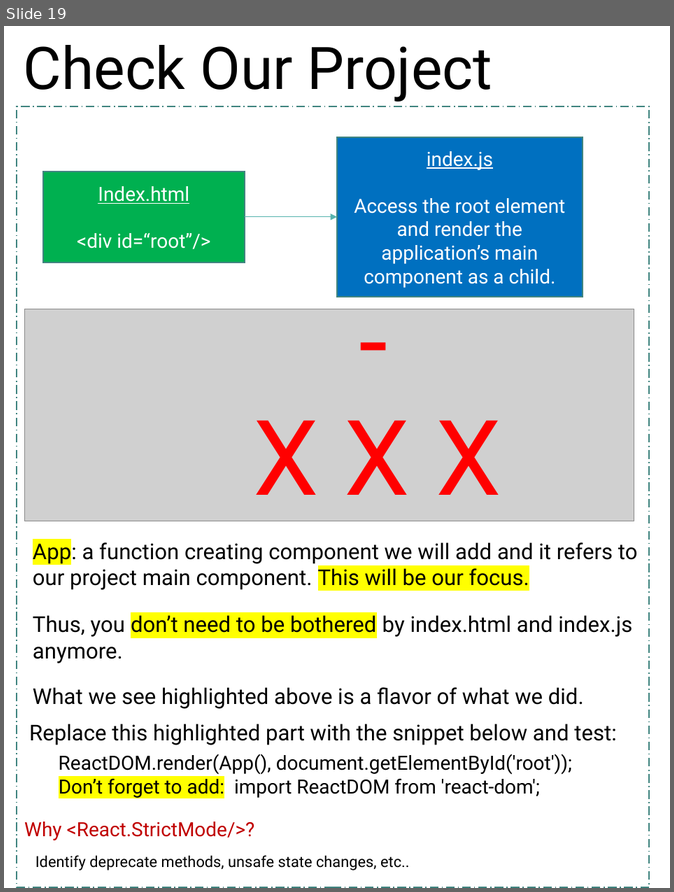
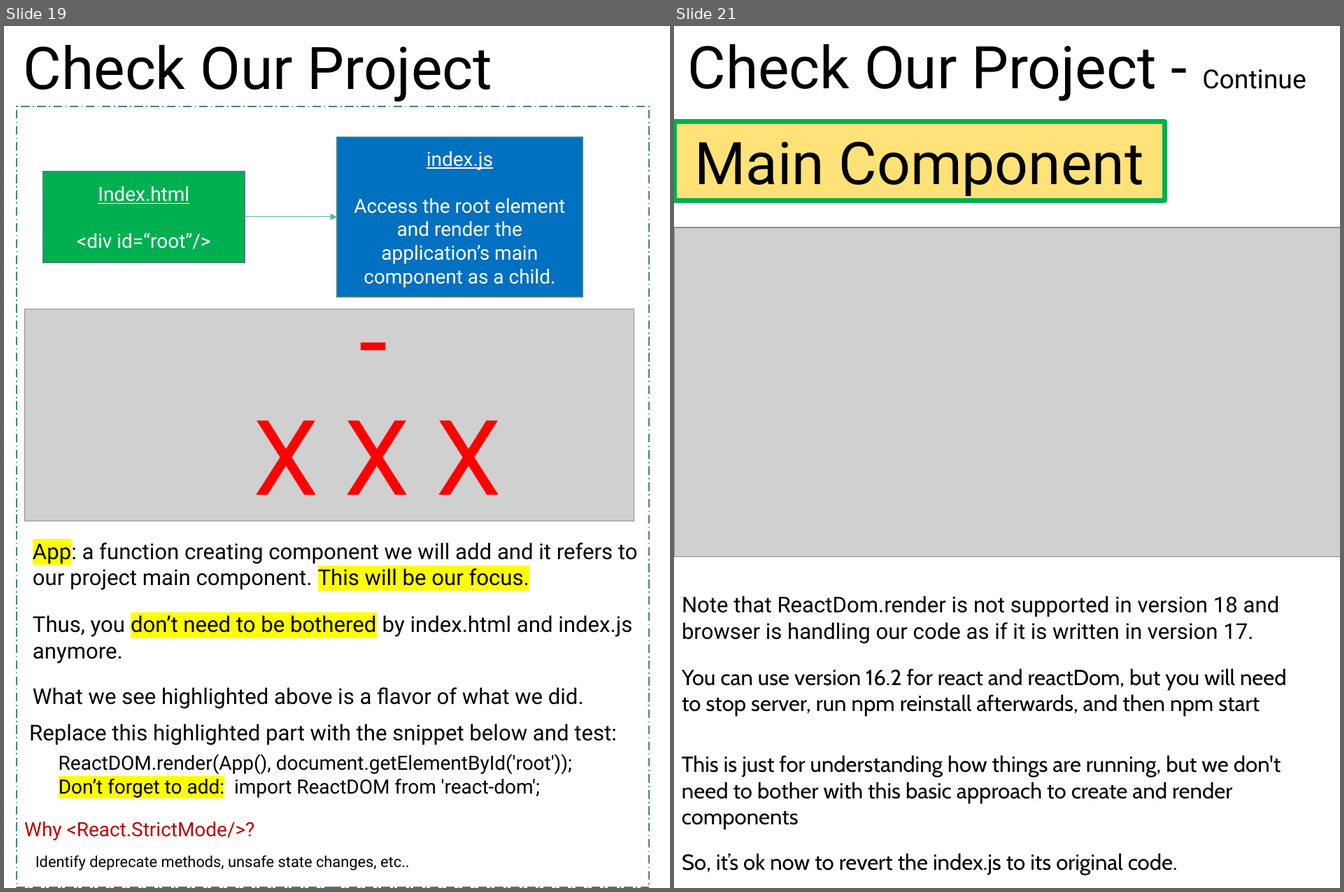
Before and after one commit to scorpion0511/mytracker, a slide deck: doc/React.pptx. Shown side by side, each under a label of ours: slide 19 before the commit, slides 19 and 21 after it; the slides between them are not shown. The pictures are 674x892 and 1344x892 pixels, drawn with LibreOffice and Linux fonts; fonts in the diff are those of the drawing; grey boxes stand for pictures. Boxes give left, top, right and bottom in pixels: in the first picture for what was removed or moved away, otherwise in the second. Text is boxed around its words. In the diff, an @@ line names an element or a change of style, - is before the commit and + after.

```diff
--- a/doc/React.pptx
+++ b/doc/React.pptx
@@ slide 21 added at (674, 26, 1340, 888), background #FFFFFF @@
@@ text added at (688, 44, 1306, 101), 54 pt, text #000000 @@
+Check Our Project - Continue
@@ rectangle added at (674, 122, 1165, 201), fill #FFE277, outline #00B050 4.5 pt, 54 pt, text #000000 @@
+Main Component
@@ picture added at (674, 228, 1340, 557) @@
@@ text added at (682, 596, 1280, 644), 20 pt, text #000000 @@
+Note that ReactDom.render is not supported in version 18 and browser is handling our code as if it is written in version 17.
@@ text added at (682, 669, 1287, 717), 20 pt, text #000000 @@
+You can use version 16.2 for react and reactDom, but you will need to stop server, run npm reinstall afterwards, and then npm start
@@ text added at (682, 755, 1281, 830), 20 pt, text #000000 @@
+This is just for understanding how things are running, but we don't need to bother with this basic approach to create and render components
@@ text added at (682, 853, 1178, 875), 20 pt, text #000000 @@
+So, it’s ok now to revert the index.js to its original code.
```
Also in this commit, not shown: 1 slide changed, 4 other slides added, 3 slides removed.
